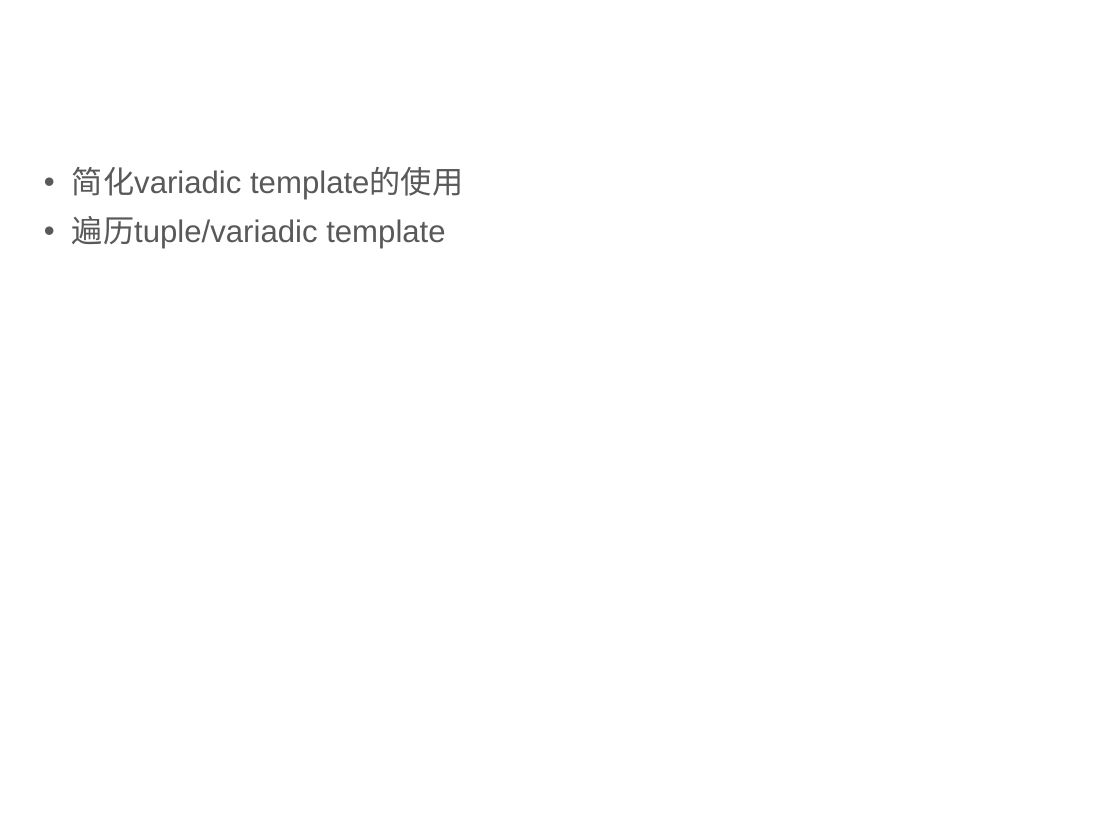
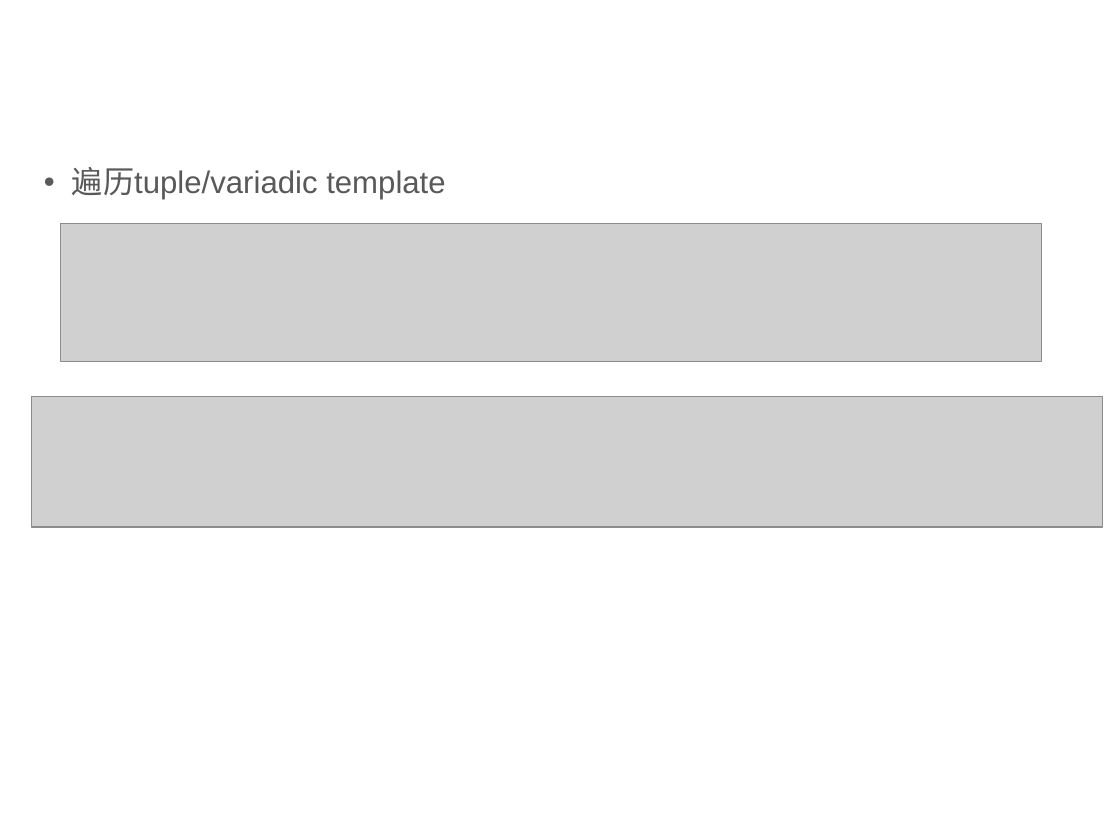
Before and after one commit to qicosmos/cppcon2017, a slide deck: slide 17 of CPP-Summit.pptx (slide 14 before the commit). Drawn at 1120x840 pixels with LibreOffice and Linux fonts; fonts in the diff are those of the drawing; grey boxes stand for pictures; background and template pictures are left out. Boxes give left, top, right and bottom in pixels: in the first picture for what was removed or moved away, otherwise in the second. Text is boxed around its words. In the diff, an @@ line names an element or a change of style, - is before the commit and + after.

```diff
--- a/CPP-Summit.pptx
+++ b/CPP-Summit.pptx
@@ text at [72, 167, 463, 199]: paragraph removed @@
-• 简化variadic template的使用
@@ picture added at [60, 224, 1042, 362] @@
@@ picture added at [31, 396, 1102, 528] @@
```
Also in this commit, not shown: 1 other slide changed, 4 slides added.
